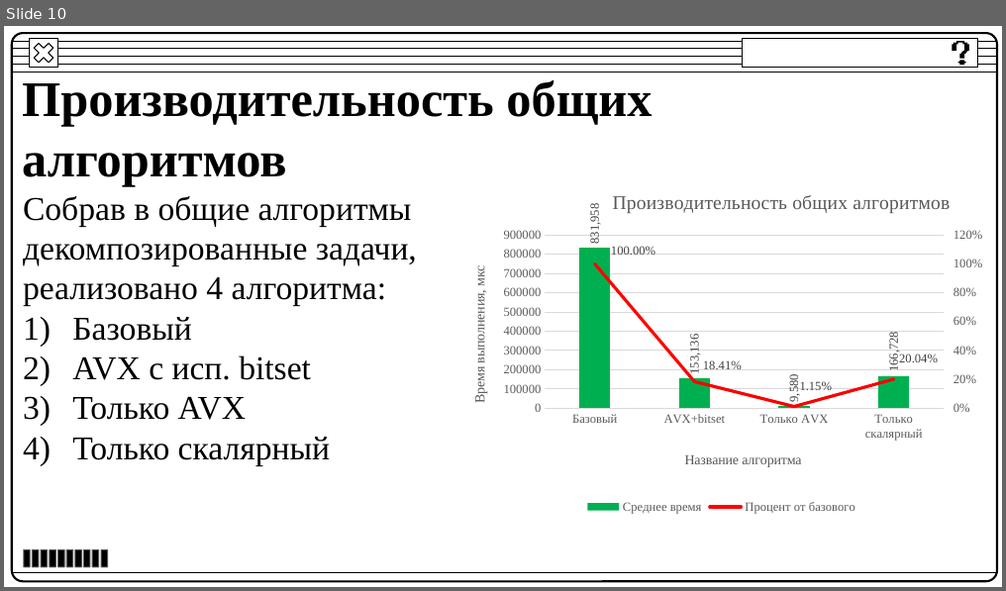
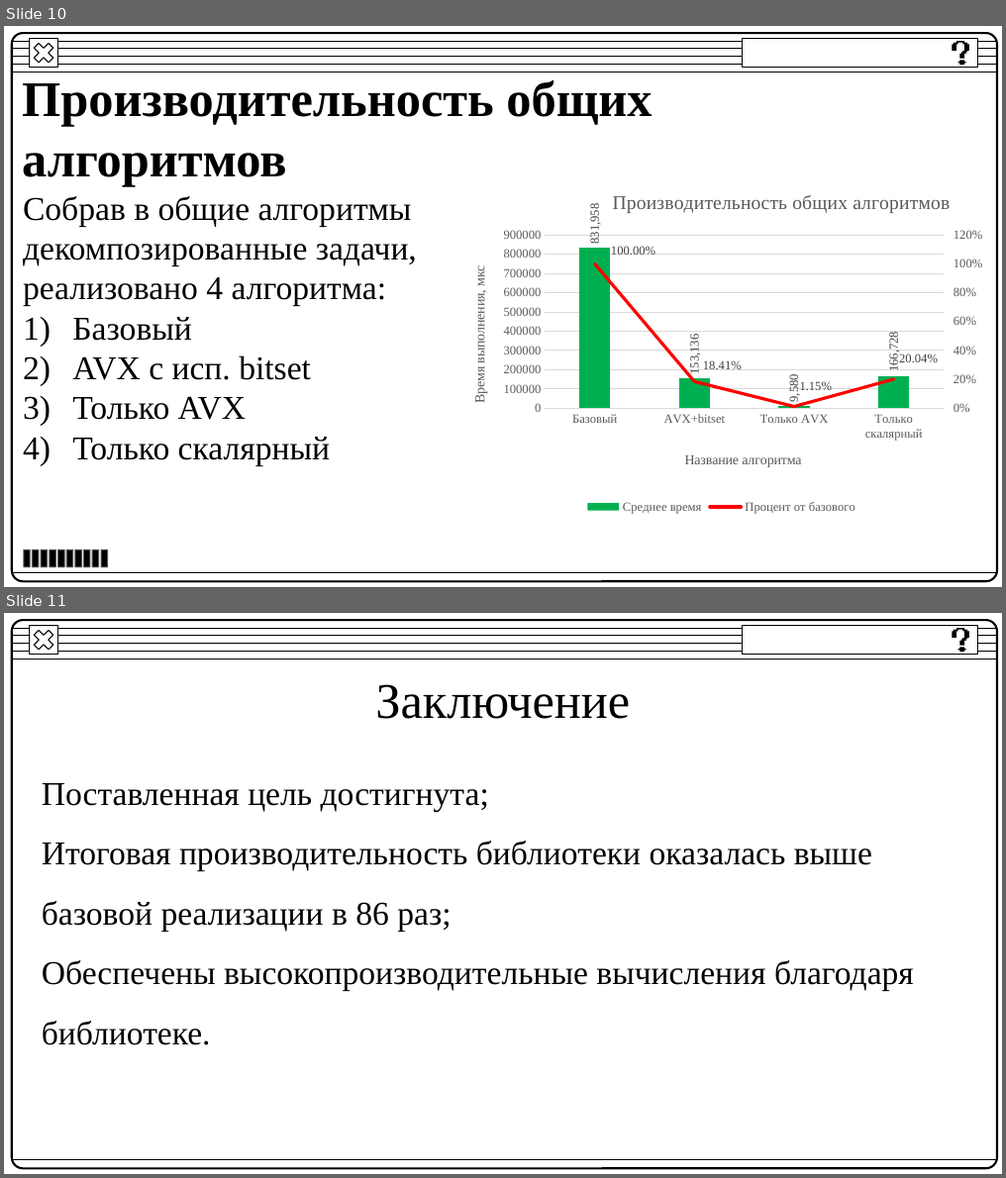
Before and after one commit to BakaKrt/DiplomAPI, a slide deck: ВКР/ВКР.pptx. Shown one above the other, each under a label of ours: slide 10 before the commit, slides 10 and 11 after it. The pictures are 1006x591 and 1006x1178 pixels, drawn with LibreOffice and Linux fonts; fonts in the diff are those of the drawing. Boxes give left, top, right and bottom in pixels: in the first picture for what was removed or moved away, otherwise in the second. Text is boxed around its words. In the diff, an @@ line names an element or a change of style, - is before the commit and + after.

```diff
--- a/ВКР/ВКР.pptx
+++ b/ВКР/ВКР.pptx
@@ slide 11 added at (4,613,1002,1174), background #FFFFFF; not listed: 12 template elements that a slide beside it also shows @@
@@ title added at (375,684,630,719), 36 pt, text #000000 @@
+Заключение
@@ text added at (42,783,914,1046), 24 pt, text #000000 @@
+Поставленная цель достигнута;
+Итоговая производительность библиотеки оказалась выше базовой реализации в 86 раз;
+Обеспечены высокопроизводительные вычисления благодаря библиотеке.
```
Also in this commit, not shown: 2 slides changed, 1 slide removed, 1 other file.
